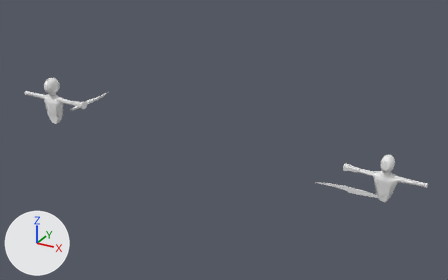
Renders of the Blender file Project/Assets/Blender/enemyAnimation.blend from each side of a commit.
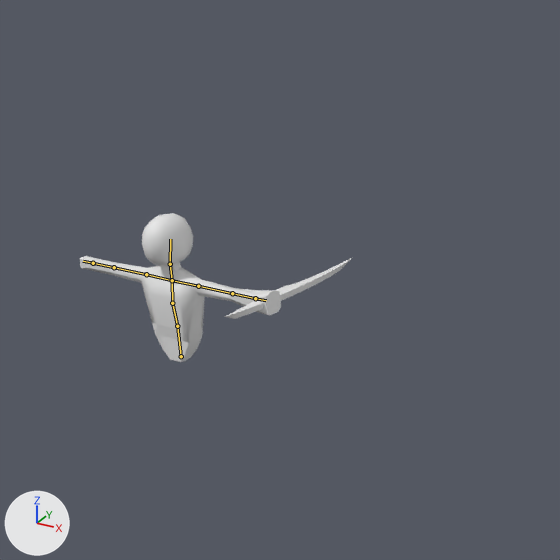
Old and new are each drawn whole from a camera (50 mm lens) standing at (201.3, -201.1, 110.7) and looking at (87.8, 5.4, 7.5) and again close up on the part from 0% to 39% of the width and 4% to 66% of the height. Arrows for +X, +Y and +Z are at lower left; the lights stay in place. The bones that bend it are drawn over the model as lines in the close-ups.

Names of what the first close-up shows: 'bossEnemy_0', 'enemyWeapon_0'.
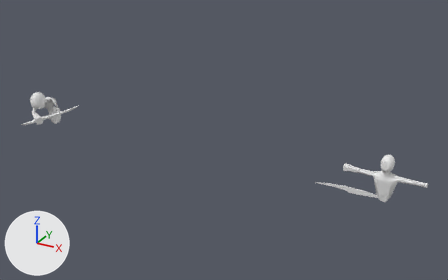
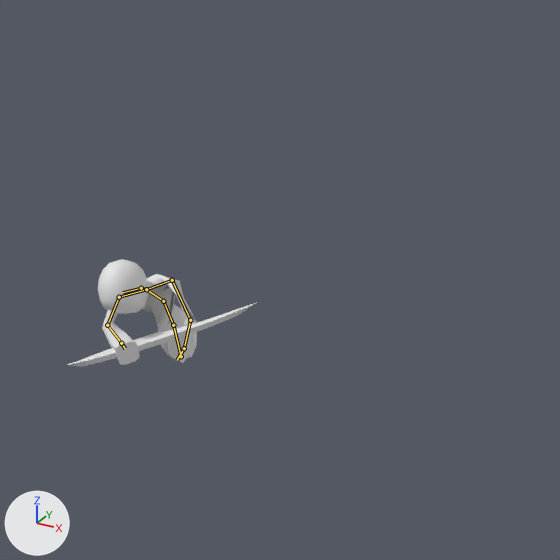
The newer file adds an action. The first version stands in its rest pose; the second is drawn at frame 30 of the action 'chargeAttack'.

Diff of the bpy script that builds the scene:
```diff
--- a/Project/Assets/Blender/enemyAnimation.blend.py
+++ b/Project/Assets/Blender/enemyAnimation.blend.py
@@ bone_waist @@
 bone_waist = bpy.data.objects['bossEnemyArmature'].pose.bones['waist']
-bone_waist.rotation_quaternion = (1.0, 0.0, 0.0, 0.0)  # degrees (0, 0, 0)
+bone_waist.rotation_quaternion = (0.869, 0.068, 0.482, -0.084)  # degrees (4, 58, -9)
@@ bone_stomach @@
 bone_stomach = bpy.data.objects['bossEnemyArmature'].pose.bones['stomach']  # child of 'waist'
-bone_stomach.rotation_quaternion = (1.0, 0.0, 0.0, 0.0)  # degrees (0, 0, 0)
+bone_stomach.rotation_quaternion = (0.908, 0.109, 0.402, -0.03)  # degrees (15, 48, 3)
@@ bone_chest @@
 bone_chest = bpy.data.objects['bossEnemyArmature'].pose.bones['chest']  # child of 'stomach'
-bone_chest.rotation_quaternion = (1.0, 0.0, 0.0, 0.0)  # degrees (0, 0, 0)
+bone_chest.rotation_quaternion = (0.92, -0.073, -0.239, -0.301)  # degrees (1, -29, -36)
@@ bone_neck @@
 bone_neck = bpy.data.objects['bossEnemyArmature'].pose.bones['neck']  # child of 'chest'
-bone_neck.rotation_quaternion = (1.0, 0.0, 0.0, 0.0)  # degrees (0, 0, 0)
+bone_neck.rotation_quaternion = (0.533, -0.008, 0.776, -0.337)  # degrees (69, 125, 41)
@@ bone_ボーン_004 @@
 bone_ボーン_004 = bpy.data.objects['bossEnemyArmature'].pose.bones['ボーン.004']  # child of 'neck'
-bone_ボーン_004.rotation_quaternion = (1.0, 0.0, 0.0, 0.0)  # degrees (0, 0, 0)
+bone_ボーン_004.rotation_quaternion = (0.971, 0.04, -0.051, 0.229)  # degrees (3, -7, 26)
@@ bone_leftshoulder @@
 bone_leftshoulder = bpy.data.objects['bossEnemyArmature'].pose.bones['leftShoulder']  # child of 'chest'
-bone_leftshoulder.rotation_quaternion = (1.0, 0.0, 0.0, 0.0)  # degrees (0, 0, 0)
+bone_leftshoulder.rotation_quaternion = (0.581, -0.811, 0.063, -0.042)  # degrees (-109, 0, -9)
@@ bone_leftupperarm @@
 bone_leftupperarm = bpy.data.objects['bossEnemyArmature'].pose.bones['leftUpperArm']  # child of 'leftShoulder'
-bone_leftupperarm.rotation_quaternion = (1.0, 0.0, 0.0, 0.0)  # degrees (0, 0, 0)
+bone_leftupperarm.rotation_quaternion = (0.281, 0.681, 0.626, 0.256)  # degrees (135, 0, 85)
@@ bone_leftfoream @@
 bone_leftfoream = bpy.data.objects['bossEnemyArmature'].pose.bones['leftFoream']  # child of 'leftUpperArm'
-bone_leftfoream.rotation_quaternion = (1.0, 0.0, 0.0, 0.0)  # degrees (0, 0, 0)
+bone_leftfoream.rotation_quaternion = (0.228, 0.162, -0.918, 0.281)  # degrees (31, -149, 11)
@@ bone_lefthand @@
 bone_lefthand = bpy.data.objects['bossEnemyArmature'].pose.bones['leftHand']  # child of 'leftFoream'
-bone_lefthand.rotation_quaternion = (1.0, 0.0, 0.0, 0.0)  # degrees (0, 0, 0)
+bone_lefthand.rotation_quaternion = (0.985, 0.16, -0.057, -0.034)  # degrees (19, -6, -5)
@@ bone_rightshoulder @@
 bone_rightshoulder = bpy.data.objects['bossEnemyArmature'].pose.bones['rightShoulder']  # child of 'chest'
-bone_rightshoulder.rotation_quaternion = (1.0, 0.0, 0.0, 0.0)  # degrees (0, 0, 0)
+bone_rightshoulder.rotation_quaternion = (0.587, -0.81, 0.006, 0.022)  # degrees (-108, 2, 1)
@@ bone_rightupperarm @@
 bone_rightupperarm = bpy.data.objects['bossEnemyArmature'].pose.bones['rightUpperArm']  # child of 'rightShoulder'
-bone_rightupperarm.rotation_quaternion = (1.0, 0.0, 0.0, 0.0)  # degrees (0, 0, 0)
+bone_rightupperarm.rotation_quaternion = (0.666, -0.221, 0.007, -0.712)  # degrees (-19, -18, -91)
@@ bone_rightforearm @@
 bone_rightforearm = bpy.data.objects['bossEnemyArmature'].pose.bones['rightForearm']  # child of 'rightUpperArm'
-bone_rightforearm.rotation_quaternion = (1.0, 0.0, 0.0, 0.0)  # degrees (0, 0, 0)
+bone_rightforearm.rotation_quaternion = (0.9, 0.035, -0.246, -0.357)  # degrees (15, -25, -47)
@@ bone_righthand @@
 bone_righthand = bpy.data.objects['bossEnemyArmature'].pose.bones['rightHand']  # child of 'rightForearm'
-bone_righthand.rotation_quaternion = (1.0, 0.0, 0.0, 0.0)  # degrees (0, 0, 0)
+bone_righthand.rotation_quaternion = (0.97, -0.145, 0.169, 0.102)  # degrees (-15, 21, 9)
```

Pixel boxes [x1, y1, x2, y2] of what changed, in the close-ups (560 x 560 px):
'bossEnemy_0', posed (51% narrower, 29% shorter): before [79, 213, 281, 362]; after [98, 259, 197, 365]
'enemyWeapon_0', posed (47% wider): before [224, 257, 353, 319]; after [67, 302, 257, 367]
bone 'waist', root to tip: before (181, 356) to (177, 326); after (181, 356) to (173, 325)
bone 'stomach', root to tip: before (177, 326) to (172, 303); after (173, 325) to (163, 301)
bone 'chest', root to tip: before (172, 303) to (172, 280); after (163, 301) to (146, 289)
bone 'neck', root to tip: before (172, 280) to (170, 264); after (146, 289) to (141, 288)
bone 'ボーン.004', root to tip: before (170, 264) to (170, 239); after (141, 288) to (123, 292)
bone 'leftShoulder', root to tip: before (172, 280) to (146, 274); after (146, 289) to (172, 280)
bone 'leftUpperArm', root to tip: before (146, 274) to (114, 267); after (172, 280) to (190, 320)
bone 'leftFoream', root to tip: before (114, 267) to (93, 263); after (190, 320) to (184, 348)
bone 'leftHand', root to tip: before (93, 263) to (83, 261); after (184, 348) to (177, 360)
bone 'rightShoulder', root to tip: before (172, 280) to (198, 286); after (146, 289) to (119, 297)
bone 'rightUpperArm', root to tip: before (198, 286) to (232, 293); after (119, 297) to (107, 325)
bone 'rightForearm', root to tip: before (232, 293) to (255, 298); after (107, 325) to (121, 343)
bone 'rightHand', root to tip: before (255, 298) to (266, 300); after (121, 343) to (125, 348)
